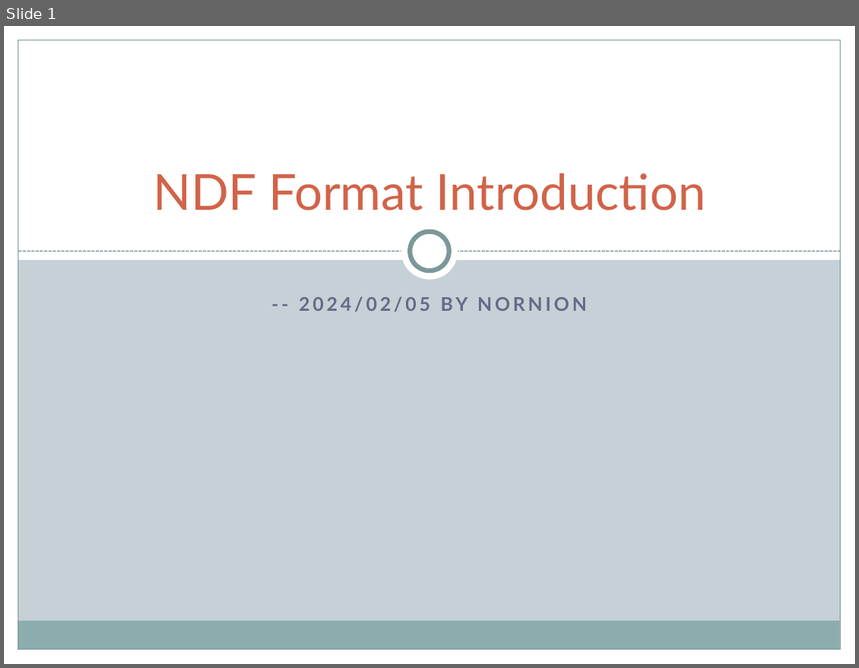
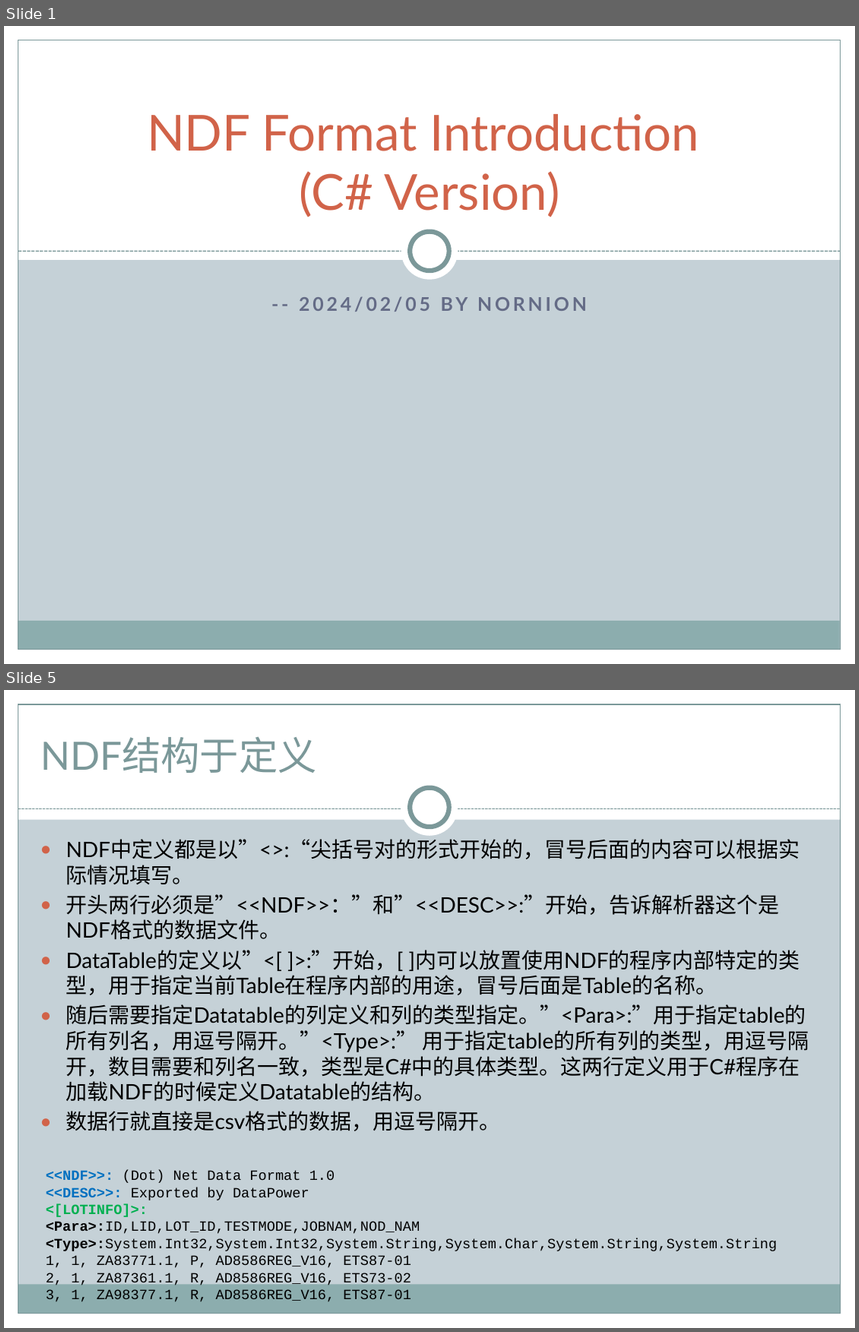
Before and after one commit to nornion/NDF_Format, a slide deck: NDF_Introduction.pptx. Shown one above the other, each under a label of ours: slide 1 before the commit, slides 1 and 5 after it; the slides between them are not shown. The pictures are 859x668 and 859x1332 pixels, drawn with LibreOffice and Linux fonts; fonts in the diff are those of the drawing. Boxes give left, top, right and bottom in pixels: in the first picture for what was removed or moved away, otherwise in the second. Text is boxed around its words. In the diff, an @@ line names an element or a change of style, - is before the commit and + after.

Commit message:
Updated NDF introduction slides.

```diff
--- a/NDF_Introduction.pptx
+++ b/NDF_Introduction.pptx
@@ slide 5 added at [4, 690, 855, 1328], background #C5D1D7; not listed: 5 template elements that a slide beside it also shows @@
@@ rectangle added at [4, 690, 855, 819], fill #FFFFFF @@
@@ title added at [40, 736, 317, 773], 33 pt, text #7C999A @@
+NDF结构于定义
@@ ellipse added at [401, 780, 458, 837], fill #FFFFFF @@
@@ ellipse added at [410, 788, 449, 827], fill #FFFFFF, outline #7C999A 4 pt @@
@@ line added from (18, 809) to (841, 809), #7C999A 0.75 pt dashed @@
@@ text added at [66, 839, 809, 1132], 18 pt, text #000000 @@
+● NDF中定义都是以”<>:“尖括号对的形式开始的，冒号后面的内容可以根据实际情况填写。
+● 开头两行必须是”<<NDF>>：”和”<<DESC>>:”开始，告诉解析器这个是NDF格式的数据文件。
+● DataTable的定义以”<[ ]>:”开始，[ ]内可以放置使用NDF的程序内部特定的类型，用于指定当前Table在程序内部的用途，冒号后面是Table的名称。
+● 随后需要指定Datatable的列定义和列的类型指定。”<Para>:”用于指定table的所有列名，用逗号隔开。”<Type>:” 用于指定table的所有列的类型，用逗号隔开，数目需要和列名一致，类型是C#中的具体类型。这两行定义用于C#程序在加载NDF的时候定义Datatable的结构。
+● 数据行就直接是csv格式的数据，用逗号隔开。
@@ text added at [46, 1170, 778, 1303], 12 pt, text #000000 @@
+<<NDF>>: (Dot) Net Data Format 1.0
+<<DESC>>: Exported by DataPower
+<[LOTINFO]>:
+<Para>:ID,LID,LOT_ID,TESTMODE,JOBNAM,NOD_NAM
+<Type>:System.Int32,System.Int32,System.String,System.Char,System.String,System.String
+1, 1, ZA83771.1, P, AD8586REG_V16, ETS87-01
+2, 1, ZA87361.1, R, AD8586REG_V16, ETS73-02
+3, 1, ZA98377.1, R, AD8586REG_V16, ETS87-01
@@ slide 1 changed as well @@
@@ title at [147, 114, 700, 218]: text changed @@
-NDF Format Introduction
+NDF Format Introduction
+(C# Version)
```
Also in this commit, not shown: 1 other slide changed, 5 other slides added, 1 slide removed, 1 other file.
